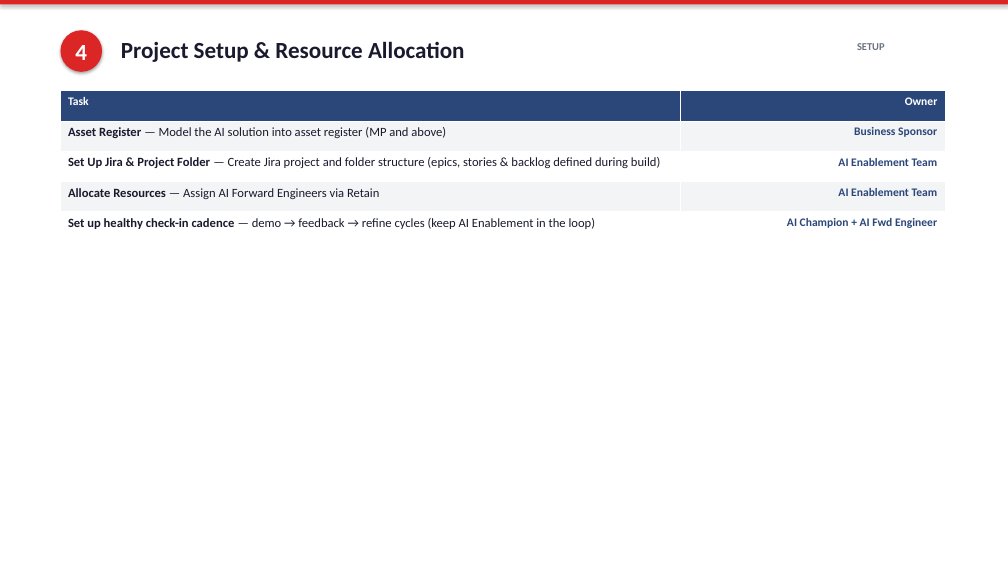
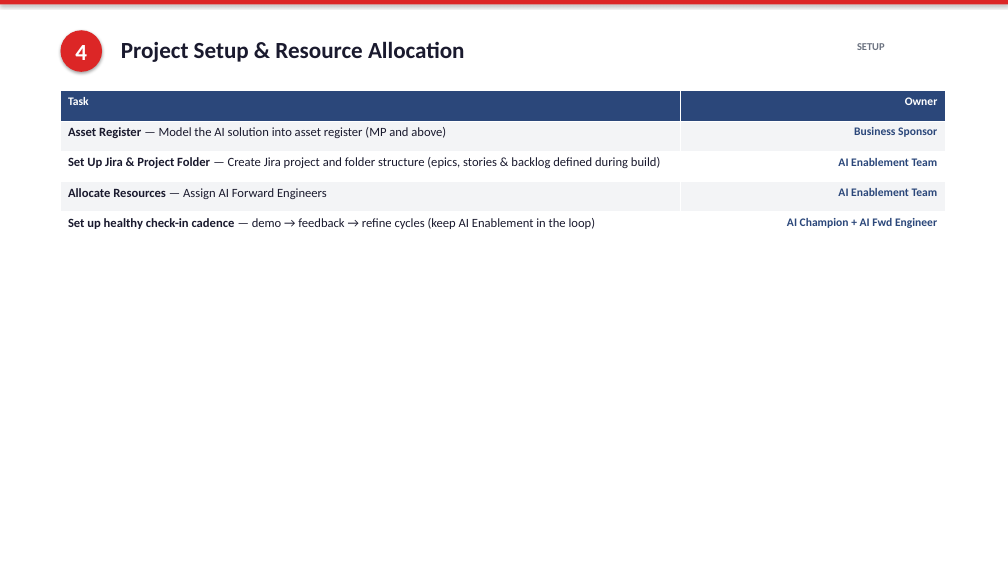
Before and after one commit to JessieWang0926/Intake-to-GTM, a slide deck: slide 7 of AI-Use-Case-to-GTM-Step-Guide.pptx. Drawn at 1008x567 pixels with LibreOffice and Linux fonts; fonts in the diff are those of the drawing. Boxes give left, top, right and bottom in pixels: in the first picture for what was removed or moved away, otherwise in the second. Text is boxed around its words. In the diff, an @@ line names an element or a change of style, - is before the commit and + after.

```diff
--- a/AI-Use-Case-to-GTM-Step-Guide.pptx
+++ b/AI-Use-Case-to-GTM-Step-Guide.pptx
@@ table at [60,91,945,242] @@
-row 4, column 1: Allocate Resources — Assign AI Forward Engineers via Retain
+row 4, column 1: Allocate Resources — Assign AI Forward Engineers
```
Also in this commit, not shown: 3 other slides changed, 4 other files.
